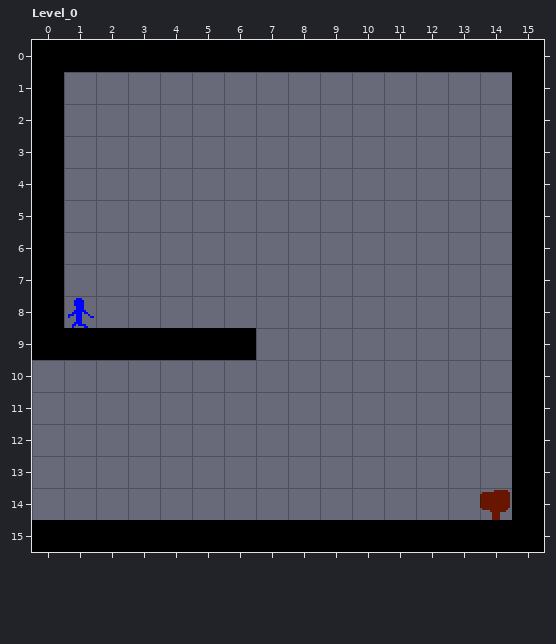
LDtk project -- Assets/Game/Levels/LDtk/Demo.ldtk. Above, as it was before the edit.
Cells are 16x16 px. Shown: Level_0 x 0..15, y 0..15. The commit also changed other parts of the map, which this record leaves out.
The result:
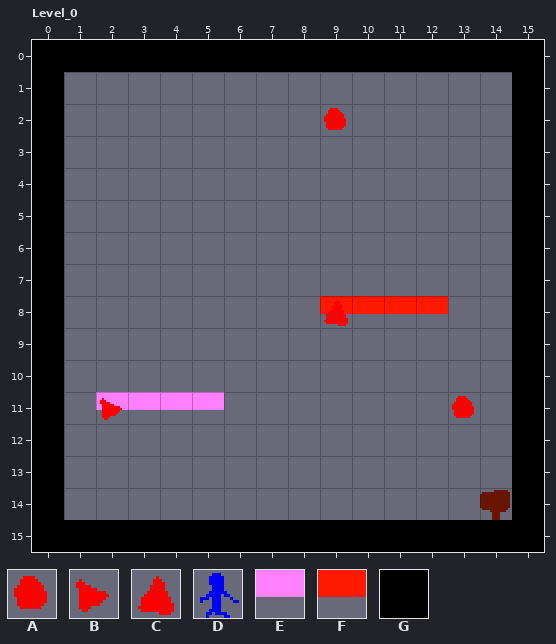
Key: from "Controls": A 4, B 8, C 9; from "Entities": D 0, E 4, F 5; from "Ground": G 0.
_ is an empty cell.
Edits made:
Layer "Ground":
y 9: x 1..6 GGGGGG -> ______
y 10..14: x 0 _ -> G
Layer "Entities":
y 8: x 1 D -> _; x 9..12 ____ -> FFFF
y 11: x 2..5 ____ -> EEEE
Layer "Controls":
y 2: x 9 _ -> A
y 8: x 9 _ -> C
y 11: x 2 _ -> B; x 13 _ -> A
Boxes around the changes in both pictures, in picture pixels (x1, y1, x2, y2):
added: (324, 108, 346, 130)
changed: (32, 298, 256, 520)
added: (320, 296, 448, 326)
added: (452, 396, 474, 418)
